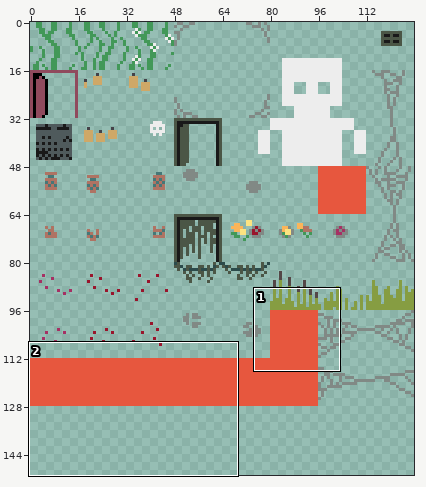
A sprite sheet gets an edit: assets/sprites/atlases/on_solids.png. The first picture is a wide view before the edit; the outline marks the close-up.
Close-up. Old version:
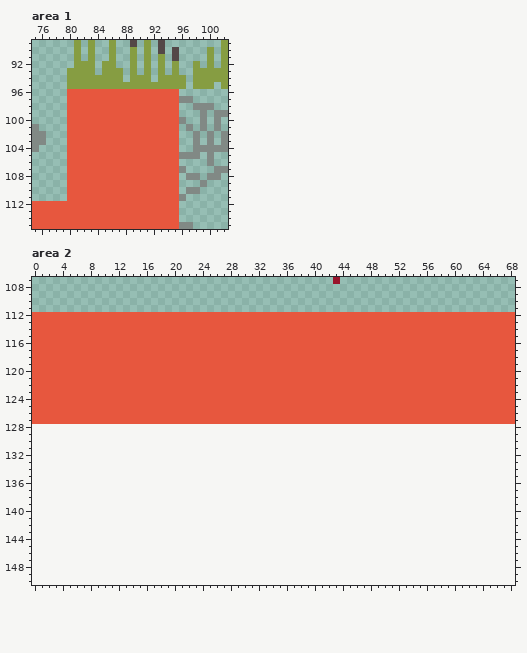
The file is 128x128 pixels. Shown: area 1: x 75..102, y 89..115; area 2: x 0..68, y 107..150. The old version is drawn lined up with the new one, on the new canvas. The wide view leaves out empty margins.
After:
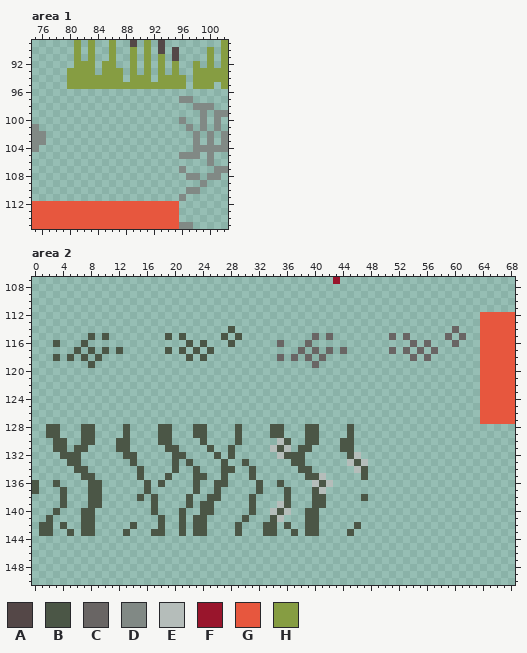
Palette (. is transparent): A #544747  B #4b5646  C #696564  D #818985  E #b5bdba  F #99152c  G #e7573e  H #869d42
From the commit log: Mold on_solid
Changes in this commit:
canvas 128x128 -> 128x192
--- area 1
@@ x 75..102 @@
  95 .....HHHHHHHHHHHHHHHHH.HHH.H
- 96 .....GGGGGGGGGGGGGGGG.......
- 97 .....GGGGGGGGGGGGGGGGDD.....
- 98 .....GGGGGGGGGGGGGGGG..DDD..
- 99 .....GGGGGGGGGGGGGGGG...D.DD
-100 .....GGGGGGGGGGGGGGGGD..D.D.
-101 D....GGGGGGGGGGGGGGGG.D.D.D.
-102 DD...GGGGGGGGGGGGGGGG..D.D.D
-103 DD...GGGGGGGGGGGGGGGG..D.D.D
-104 D....GGGGGGGGGGGGGGGG..DDDDD
-105 .....GGGGGGGGGGGGGGGGDDD.D..
-106 .....GGGGGGGGGGGGGGGG....D..
-107 .....GGGGGGGGGGGGGGGGD....DD
-108 .....GGGGGGGGGGGGGGGG.DD.DD.
-109 .....GGGGGGGGGGGGGGGG...D...
-110 .....GGGGGGGGGGGGGGGG.DD....
-111 .....GGGGGGGGGGGGGGGGD......
+ 96 ............................
+ 97 .....................DD.....
+ 98 .......................DDD..
+ 99 ........................D.DD
+100 .....................D..D.D.
+101 D.....................D.D.D.
+102 DD.....................D.D.D
+103 DD.....................D.D.D
+104 D......................DDDDD
+105 .....................DDD.D..
+106 .........................D..
+107 .....................D....DD
+108 ......................DD.DD.
+109 ........................D...
+110 ......................DD....
+111 .....................D......
 112 GGGGGGGGGGGGGGGGGGGGG.......
--- area 2
@@ x 0..68 @@
 111 .....................................................................
-112 GGGGGGGGGGGGGGGGGGGGGGGGGGGGGGGGGGGGGGGGGGGGGGGGGGGGGGGGGGGGGGGGGGGGG
-113 GGGGGGGGGGGGGGGGGGGGGGGGGGGGGGGGGGGGGGGGGGGGGGGGGGGGGGGGGGGGGGGGGGGGG
-114 GGGGGGGGGGGGGGGGGGGGGGGGGGGGGGGGGGGGGGGGGGGGGGGGGGGGGGGGGGGGGGGGGGGGG
-115 GGGGGGGGGGGGGGGGGGGGGGGGGGGGGGGGGGGGGGGGGGGGGGGGGGGGGGGGGGGGGGGGGGGGG
-116 GGGGGGGGGGGGGGGGGGGGGGGGGGGGGGGGGGGGGGGGGGGGGGGGGGGGGGGGGGGGGGGGGGGGG
-117 GGGGGGGGGGGGGGGGGGGGGGGGGGGGGGGGGGGGGGGGGGGGGGGGGGGGGGGGGGGGGGGGGGGGG
-118 GGGGGGGGGGGGGGGGGGGGGGGGGGGGGGGGGGGGGGGGGGGGGGGGGGGGGGGGGGGGGGGGGGGGG
-119 GGGGGGGGGGGGGGGGGGGGGGGGGGGGGGGGGGGGGGGGGGGGGGGGGGGGGGGGGGGGGGGGGGGGG
-120 GGGGGGGGGGGGGGGGGGGGGGGGGGGGGGGGGGGGGGGGGGGGGGGGGGGGGGGGGGGGGGGGGGGGG
-121 GGGGGGGGGGGGGGGGGGGGGGGGGGGGGGGGGGGGGGGGGGGGGGGGGGGGGGGGGGGGGGGGGGGGG
-122 GGGGGGGGGGGGGGGGGGGGGGGGGGGGGGGGGGGGGGGGGGGGGGGGGGGGGGGGGGGGGGGGGGGGG
-123 GGGGGGGGGGGGGGGGGGGGGGGGGGGGGGGGGGGGGGGGGGGGGGGGGGGGGGGGGGGGGGGGGGGGG
-124 GGGGGGGGGGGGGGGGGGGGGGGGGGGGGGGGGGGGGGGGGGGGGGGGGGGGGGGGGGGGGGGGGGGGG
-125 GGGGGGGGGGGGGGGGGGGGGGGGGGGGGGGGGGGGGGGGGGGGGGGGGGGGGGGGGGGGGGGGGGGGG
-126 GGGGGGGGGGGGGGGGGGGGGGGGGGGGGGGGGGGGGGGGGGGGGGGGGGGGGGGGGGGGGGGGGGGGG
-127 GGGGGGGGGGGGGGGGGGGGGGGGGGGGGGGGGGGGGGGGGGGGGGGGGGGGGGGGGGGGGGGGGGGGG
-128 .....................................................................
-129 .....................................................................
-130 .....................................................................
-131 .....................................................................
-132 .....................................................................
-133 .....................................................................
-134 .....................................................................
-135 .....................................................................
-136 .....................................................................
-137 .....................................................................
-138 .....................................................................
-139 .....................................................................
-140 .....................................................................
-141 .....................................................................
-142 .....................................................................
-143 .....................................................................
+112 ................................................................GGGGG
+113 ................................................................GGGGG
+114 ............................B...............................C...GGGGG
+115 ........B.B........B.B.....B.B..........C.C........C.C.....C.C..GGGGG
+116 ...B...B..............B.B...B......C...C..............C.C...C...GGGGG
+117 ......B.B.B.B......B.B.B.B............C.C.C.C......C.C.C.C......GGGGG
+118 ...B.B.B.B............B.B..........C.C.C.C............C.C.......GGGGG
+119 ........B...............................C.......................GGGGG
+120 ................................................................GGGGG
+121 ................................................................GGGGG
+122 ................................................................GGGGG
+123 ................................................................GGGGG
+124 ................................................................GGGGG
+125 ................................................................GGGGG
+126 ................................................................GGGGG
+127 ................................................................GGGGG
+128 ..BB...BB....B....BB...BB....B....BB...BB....B.......................
+129 ..BB...BB....B....BB...BB....B....BB...BB....B.......................
+130 ...BB..BB...BB....BB....B....B.....EB..BB...BB.......................
+131 ...BB.BB....BB.....BB....B..B.....EBE.BB....BB.......................
+132 ....BBB......BB.....BB....B.B......EBBB......BE......................
+133 .....BB.......B.....B.B....B..B......BB......EBE.....................
+134 ......BB.......B....B..B...BB..B......BB......EB.....................
+135 .......BB......B...B...BB..B...B.......BBE.....B.....................
+136 B..B....BB......B.B....B..BB....B..B....EBE..........................
+137 B...B...BB......B......B..B.....B...B...BE...........................
+138 ....B...BB.....B.B....B..BB....B....B...BB.....B.....................
+139 ....B...BB.......B....B.BB.....B...EB...BB...........................
+140 ...B...BB........B...B..BB.....B..EBE..BB............................
+141 ..B....BB.........B..B.BB.....B...BE...BB............................
+142 .BB.B..BB.....B...B..B.BB....B...BB.B..BB.....B......................
+143 .BB..B.BB....B...BB..B.BB....B...BB..B.BB....B.......................
 144 .....................................................................
